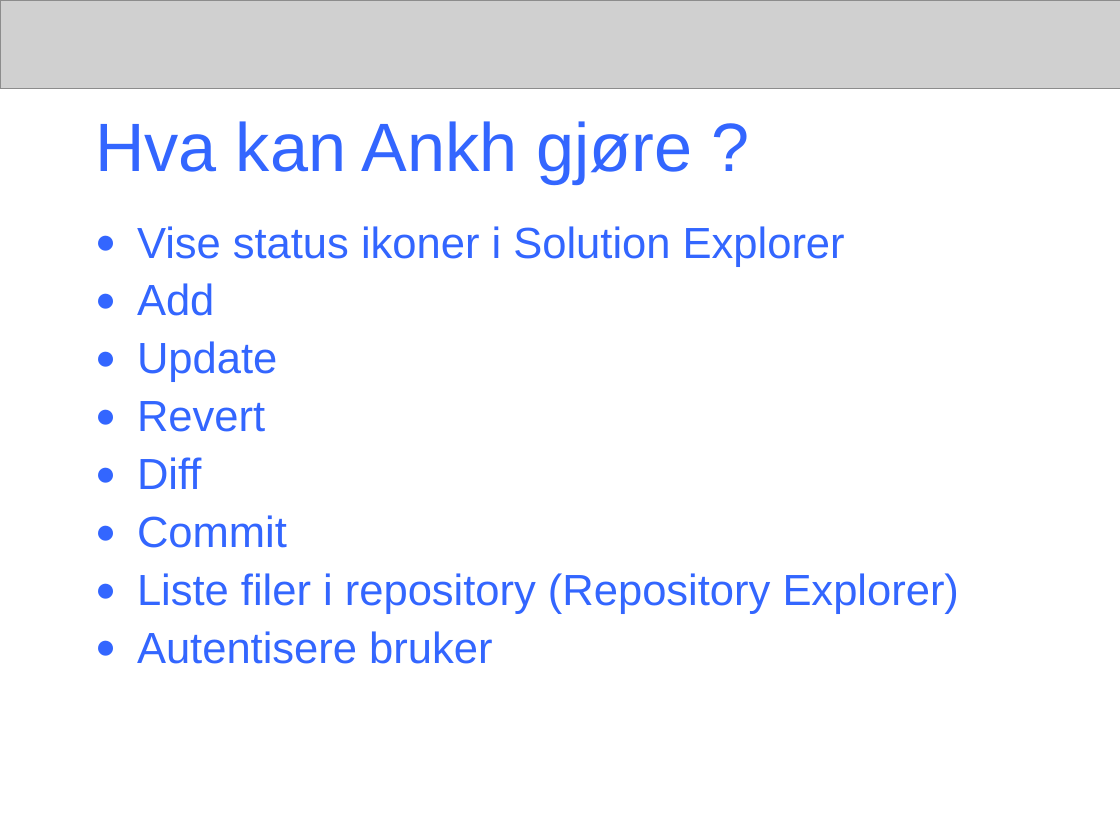
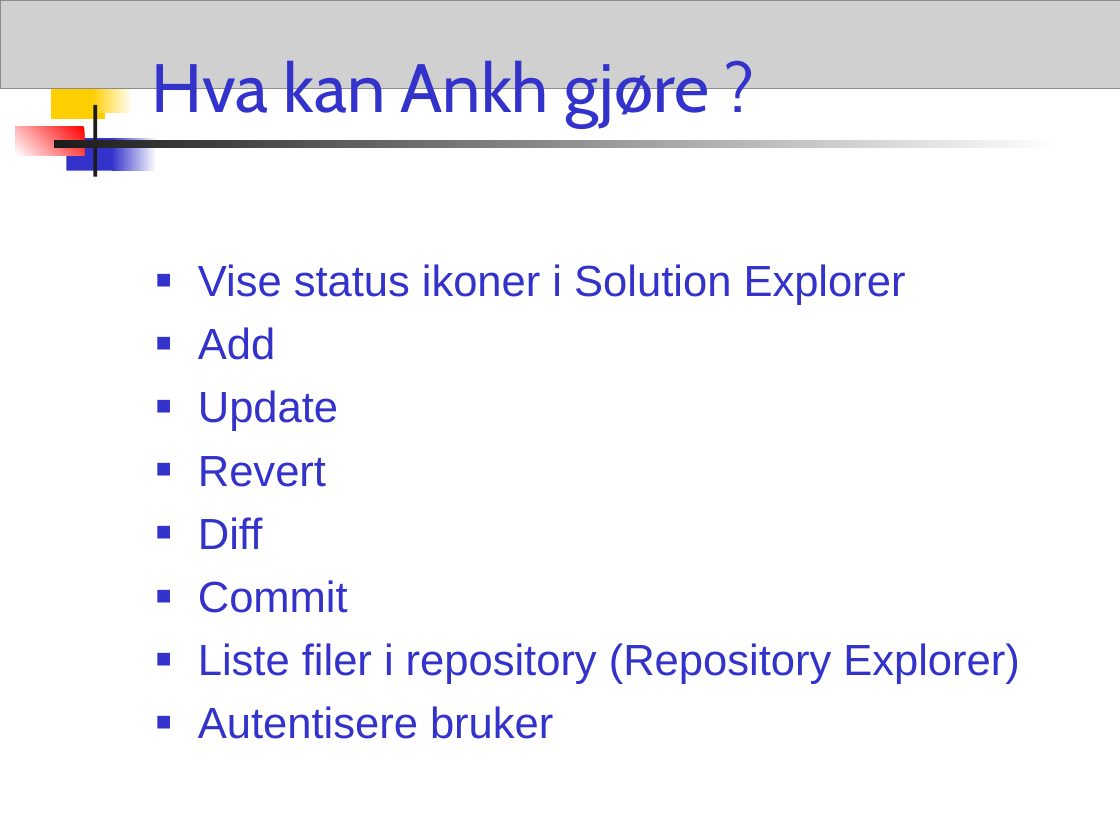
Before and after one commit to windygu/AnkhSVN, a slide deck: slide 11 of doc/powerpoint/Subversion_addin_for_VS.NET.ppt. Drawn at 1120x840 pixels with LibreOffice and Linux fonts; fonts in the diff are those of the drawing; grey boxes stand for pictures. Boxes give left, top, right and bottom in pixels: in the first picture for what was removed or moved away, otherwise in the second. Text is boxed around its words. In the diff, an @@ line names an element or a change of style, - is before the commit and + after.

Commit message:
* Changed the layout back to a template.   Change the template if you want to make changes such as font, colour, bg image. * Added image of the work schedule. * Removed the banner. * Changed some text, and fixed typos.

```diff
--- a/doc/powerpoint/Subversion_addin_for_VS.NET.ppt
+++ b/doc/powerpoint/Subversion_addin_for_VS.NET.ppt
@@ title "Hva kan Ankh gjøre ?": place and size @@
-title "Hva kan Ankh gjøre ?" at (95,121,692,184)
+title "Hva kan Ankh gjøre ?" at (152,60,709,127)
@@ title "Hva kan Ankh gjøre ?" at (152,60,709,127): font Arial to Cabin, text colour #3366FF to #3333CC; vertical alignment middle to bottom @@
@@ rectangle added at (52,86,105,119), fill #FFCF01 @@
@@ rectangle added at (93,81,133,113), fill gradient #FFFFFF to #FFCF01 @@
@@ rectangle added at (93,105,96,177), fill #1C1C1C @@
@@ rectangle added at (16,127,84,156), fill gradient #FF0000 to #FFFFFF @@
@@ rectangle added at (54,140,1062,149), fill gradient #FFFFFF to #1C1C1C @@
@@ rectangle added at (66,138,118,170), fill #3333CC @@
@@ rectangle added at (112,138,157,170), fill gradient #FFFFFF to #3333CC @@
@@ text "Vise status ikoner i Solution ...": place and size @@
-text "Vise status ikoner i Solution ..." at (137,226,959,664)
+text "Vise status ikoner i Solution ..." at (198,264,1019,739)
@@ text "Vise status ikoner i Solution ..." at (198,264,1019,739): text colour #3366FF to #3333CC; bullet ● to ■; line spacing 0.9 to 1; bullet colour #3366FF to #3333CC @@
```
Also in this commit, not shown: 20 other slides changed, 1 slide added, 1 slide removed.
